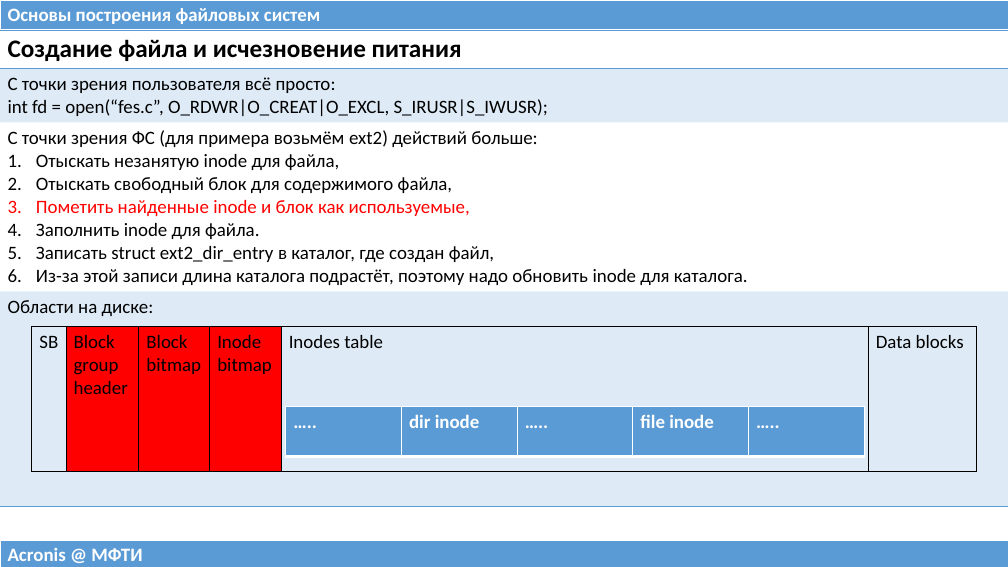
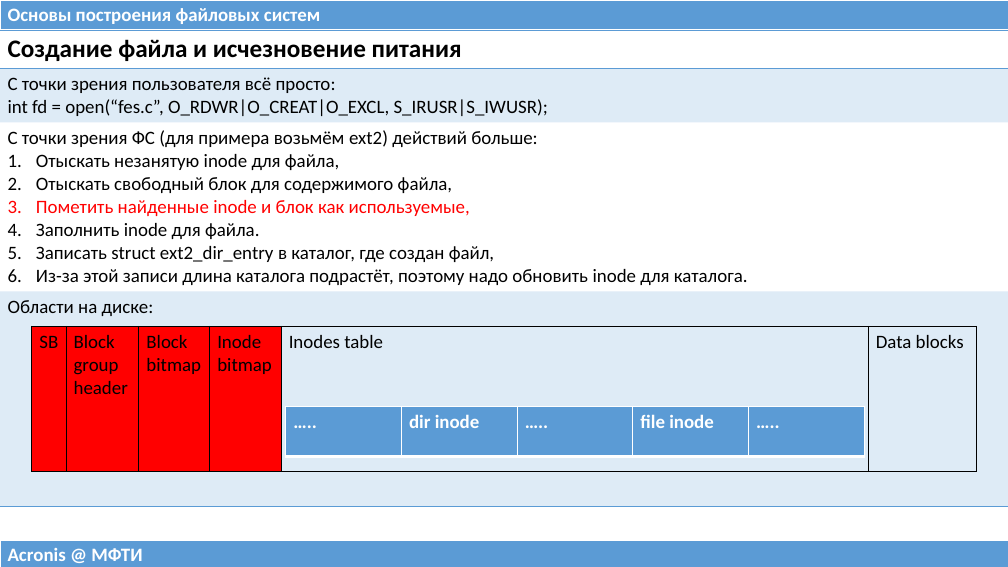
Before and after one commit to 75cc8545e7b021ed280ed0ef99fc7fc4/filesystems-101, a slide deck: slide 7 of talks/src/class04.pptx. Drawn at 1008x567 pixels with LibreOffice and Linux fonts; fonts in the diff are those of the drawing. Boxes give left, top, right and bottom in pixels: in the first picture for what was removed or moved away, otherwise in the second. Text is boxed around its words. In the diff, an @@ line names an element or a change of style, - is before the commit and + after.

```diff
--- a/talks/src/class04.pptx
+++ b/talks/src/class04.pptx
@@ table at <box>32,327,977,472</box> @@
@@ fill none to #FF0000 in row 1, column 1 @@
```
Also in this commit, not shown: 7 other slides changed, 1 slide added, 7 other files.
